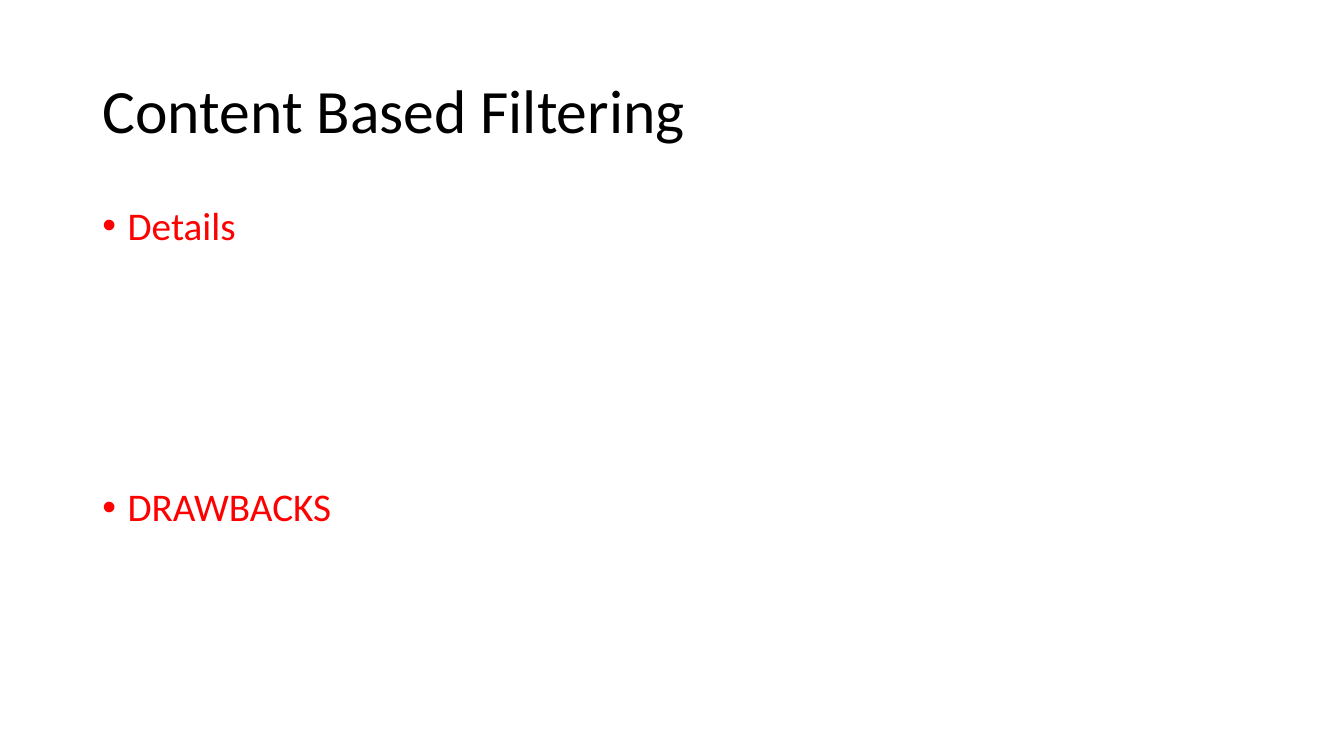
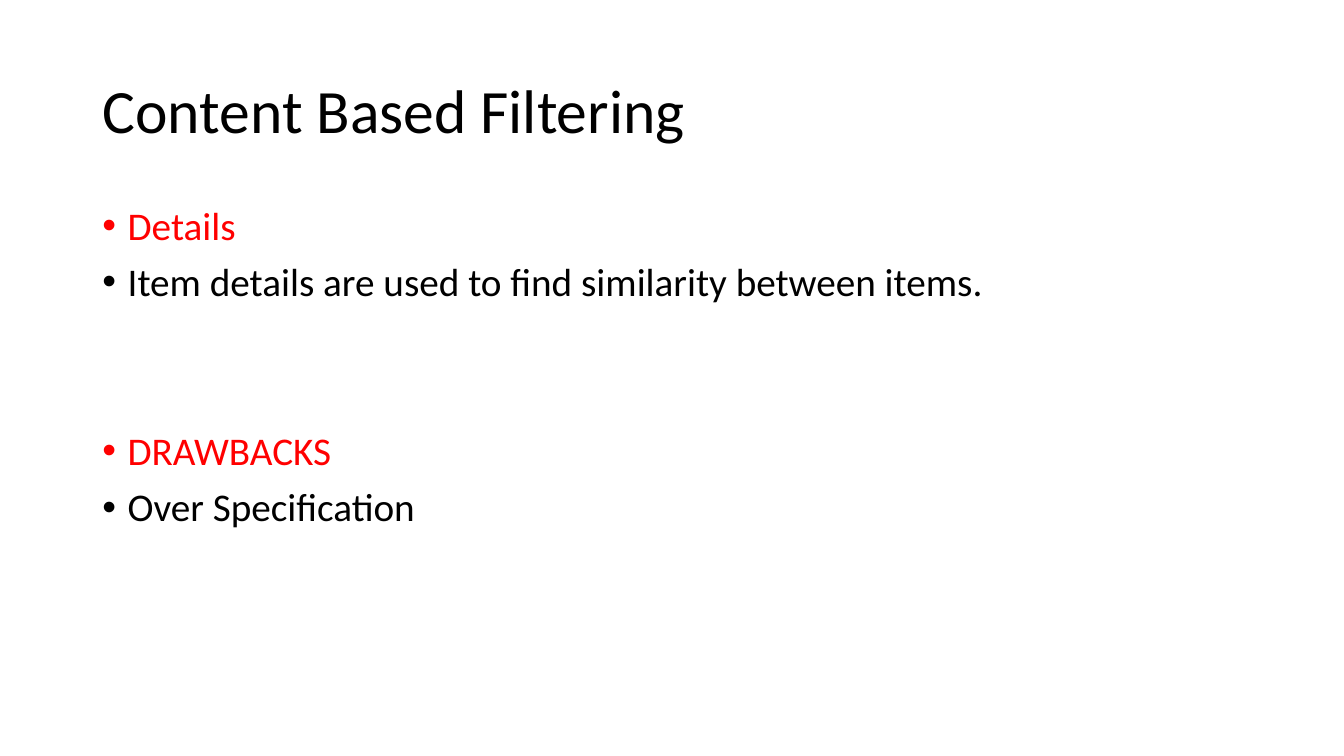
Before and after one commit to DibyamAgrawal/RS-ppt, a slide deck: slide 5 of summer_Basics of RS.pptx (slide 4 before the commit). Drawn at 1344x756 pixels with LibreOffice and Linux fonts; fonts in the diff are those of the drawing. Boxes give left, top, right and bottom in pixels: in the first picture for what was removed or moved away, otherwise in the second. Text is boxed around its words. In the diff, an @@ line names an element or a change of style, - is before the commit and + after.

```diff
--- a/summer_Basics of RS.pptx
+++ b/summer_Basics of RS.pptx
@@ text at [128,268,983,303]: paragraph added @@
+• Item details are used to find similarity between items.
@@ text at [128,494,415,528]: paragraph added @@
+• Over Specification
```
Also in this commit, not shown: 3 other slides changed, 5 slides added, 10 other files.
